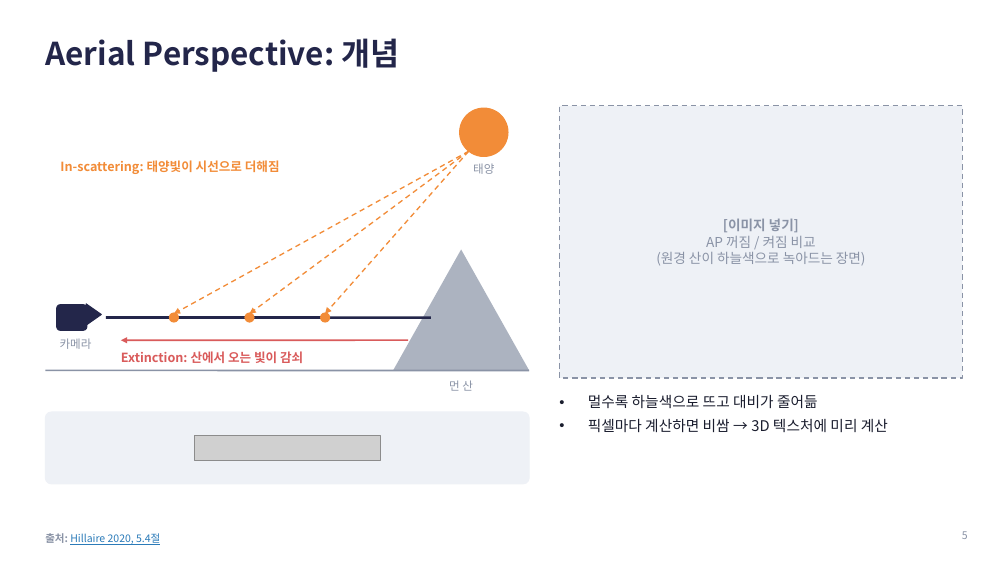
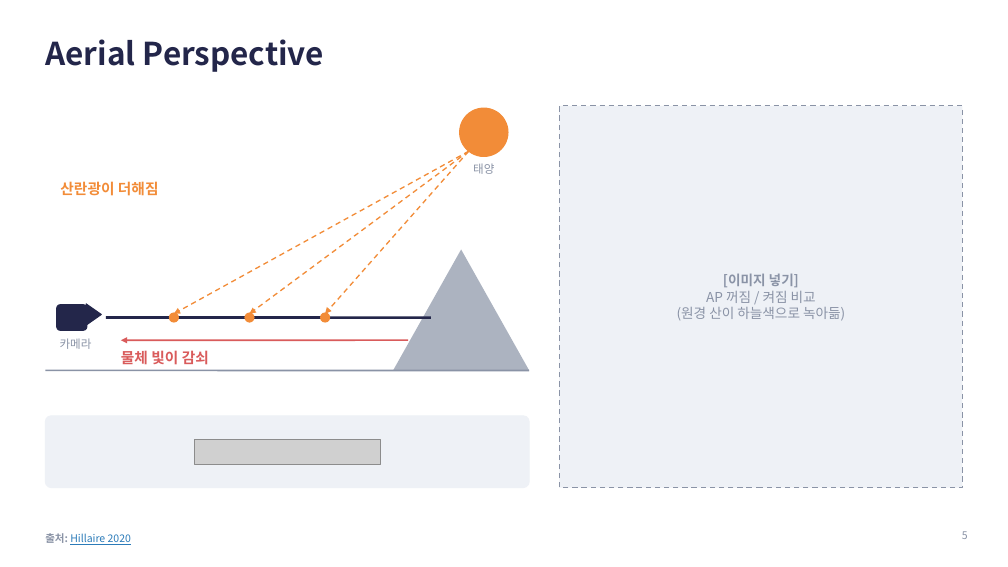
Before and after one commit to jcmeve/DirectX-Graphics-Samples, a slide deck: slide 5 of Interactive Raymarching Cloud_3.pptx. Drawn at 1008x567 pixels with LibreOffice and Linux fonts; fonts in the diff are those of the drawing; grey boxes stand for pictures. Boxes give left, top, right and bottom in pixels: in the first picture for what was removed or moved away, otherwise in the second. Text is boxed around its words. In the diff, an @@ line names an element or a change of style, - is before the commit and + after.

```diff
--- a/Interactive Raymarching Cloud_3.pptx
+++ b/Interactive Raymarching Cloud_3.pptx
@@ title at [45,39,324,72]: text changed @@
-Aerial Perspective: 개념
+Aerial Perspective
@@ rectangle: place and size @@
-rectangle at [560,106,963,378]
+rectangle at [560,106,963,488]
@@ text at [60,181,159,196]: text changed; size 12 to 14 pt @@
-In-scattering: 태양빛이 시선으로 더해짐
+산란광이 더해짐
@@ text at [677,307,845,321]: text changed @@
-(원경 산이 하늘색으로 녹아드는 장면)
+(원경 산이 하늘색으로 녹아듦)
@@ text at [121,350,209,365]: text changed; size 12 to 14 pt @@
-Extinction: 산에서 오는 빛이 감쇠
+물체 빛이 감쇠
@@ text removed at [449,380,473,391] @@
-먼 산
@@ rounded rectangle: place and size @@
-rounded rectangle at [45,412,529,484]
+rounded rectangle at [45,416,529,488]
@@ text removed at [588,395,888,432] @@
-• 멀수록 하늘색으로 뜨고 대비가 줄어듦
-• 픽셀마다 계산하면 비쌈 → 3D 텍스처에 미리 계산
@@ text at [45,533,131,545]: text changed @@
-출처: Hillaire 2020, 5.4절
+출처: Hillaire 2020
```
Also in this commit, not shown: 21 other slides changed, 1 slide added, 5 slides removed.
